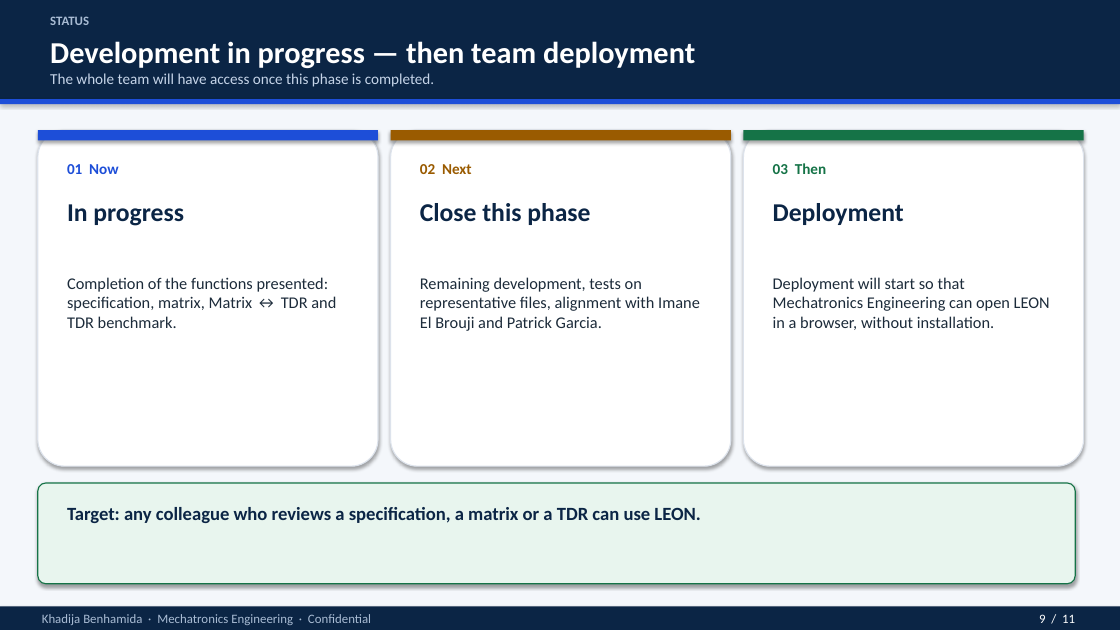
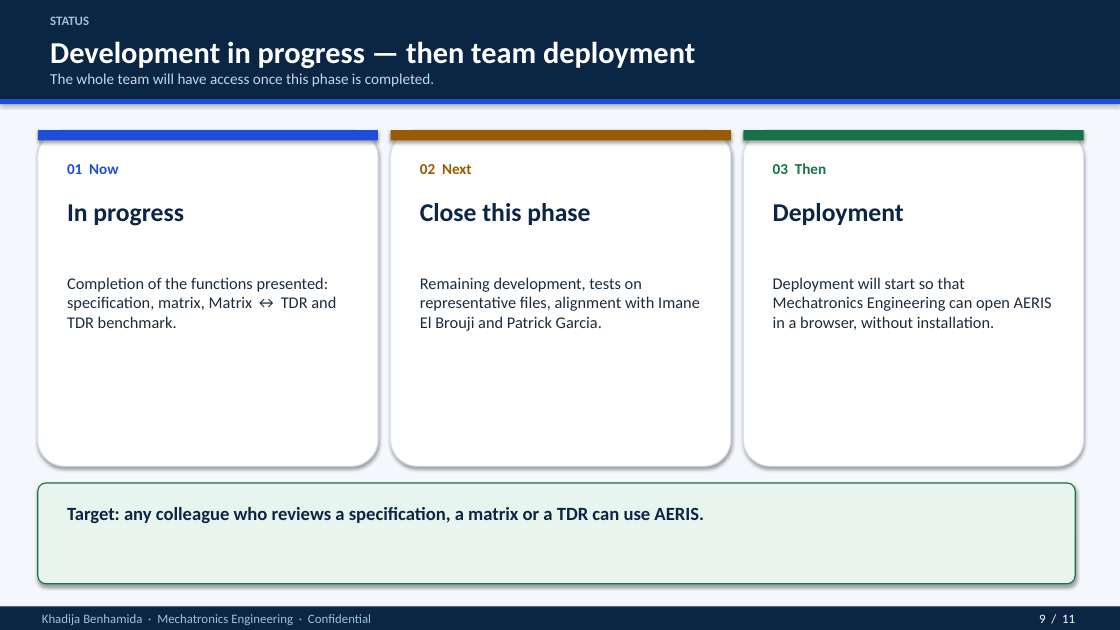
Before and after one commit to Rihabbbbbbbbb/leon_spec, a slide deck: slide 9 of docs/LEON_intro_for_non_specialists.pptx. Drawn at 1120x630 pixels with LibreOffice and Linux fonts; fonts in the diff are those of the drawing. Boxes give left, top, right and bottom in pixels: in the first picture for what was removed or moved away, otherwise in the second. Text is boxed around its words. In the diff, an @@ line names an element or a change of style, - is before the commit and + after.

```diff
--- a/docs/LEON_intro_for_non_specialists.pptx
+++ b/docs/LEON_intro_for_non_specialists.pptx
@@ text at (773,277,1052,330): text changed @@
-Deployment will start so that Mechatronics Engineering can open LEON in a browser, without installation.
+Deployment will start so that Mechatronics Engineering can open AERIS in a browser, without installation.
@@ text at (67,507,704,523): text changed @@
-Target: any colleague who reviews a specification, a matrix or a TDR can use LEON.
+Target: any colleague who reviews a specification, a matrix or a TDR can use AERIS.
```
Also in this commit, not shown: 8 other slides changed, 1 other file.
